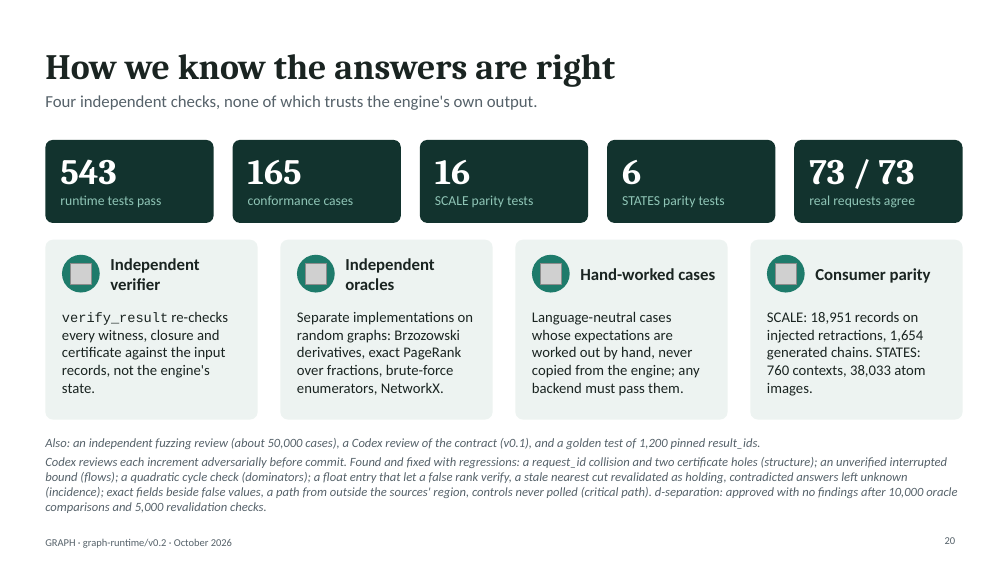
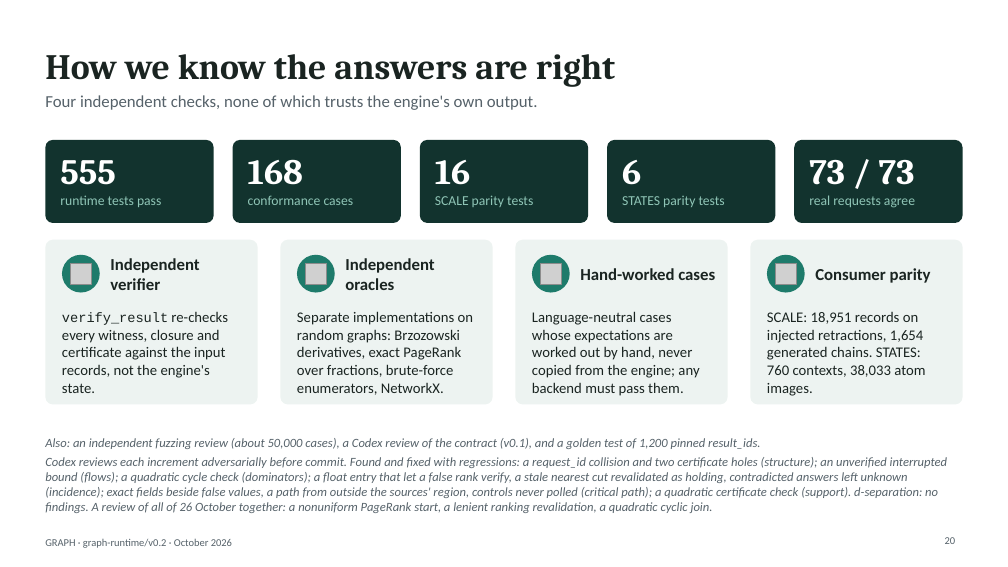
Before and after one commit to hlxin/graph, a slide deck: slide 20 of docs/GRAPH_slides.pptx. Drawn at 1008x567 pixels with LibreOffice and Linux fonts; fonts in the diff are those of the drawing; grey boxes stand for pictures. Boxes give left, top, right and bottom in pixels: in the first picture for what was removed or moved away, otherwise in the second. Text is boxed around its words. In the diff, an @@ line names an element or a change of style, - is before the commit and + after.

```diff
--- a/docs/GRAPH_slides.pptx
+++ b/docs/GRAPH_slides.pptx
@@ text at (60,160,116,185): text changed @@
-543
+555
@@ text at (248,159,303,185): text changed @@
-165
+168
@@ rounded rectangle: place and size @@
-rounded rectangle at (45,240,258,420)
+rounded rectangle at (45,240,258,405)
@@ rounded rectangle: place and size @@
-rounded rectangle at (281,240,493,420)
+rounded rectangle at (281,240,493,405)
@@ rounded rectangle: place and size @@
-rounded rectangle at (516,240,728,420)
+rounded rectangle at (516,240,728,405)
@@ proportions changed in 4 elements at (45,240,258,405), (281,240,493,405), (516,240,728,405), (750,240,963,405) @@
@@ rounded rectangle: place and size @@
-rounded rectangle at (750,240,963,420)
+rounded rectangle at (750,240,963,405)
@@ text at (45,457,947,513): text changed @@
-Codex reviews each increment adversarially before commit. Found and fixed with regressions: a request_id collision and two certificate holes (structure); an unverified interrupted bound (flows); a quadratic cycle check (dominators); a float entry that let a false rank verify, a stale nearest cut revalidated as holding, contradicted answers left unknown (incidence); exact fields beside false values, a path from outside the sources' region, controls never polled (critical path). d-separation: approved with no findings after 10,000 oracle comparisons and 5,000 revalidation checks.
+Codex reviews each increment adversarially before commit. Found and fixed with regressions: a request_id collision and two certificate holes (structure); an unverified interrupted bound (flows); a quadratic cycle check (dominators); a float entry that let a false rank verify, a stale nearest cut revalidated as holding, contradicted answers left unknown (incidence); exact fields beside false values, a path from outside the sources' region, controls never polled (critical path); a quadratic certificate check (support). d-separation: no findings. A review of all of 26 October together: a nonuniform PageRank start, a lenient ranking revalidation, a quadratic cyclic join.
```
Also in this commit, not shown: 3 other slides changed, 1 other file.
